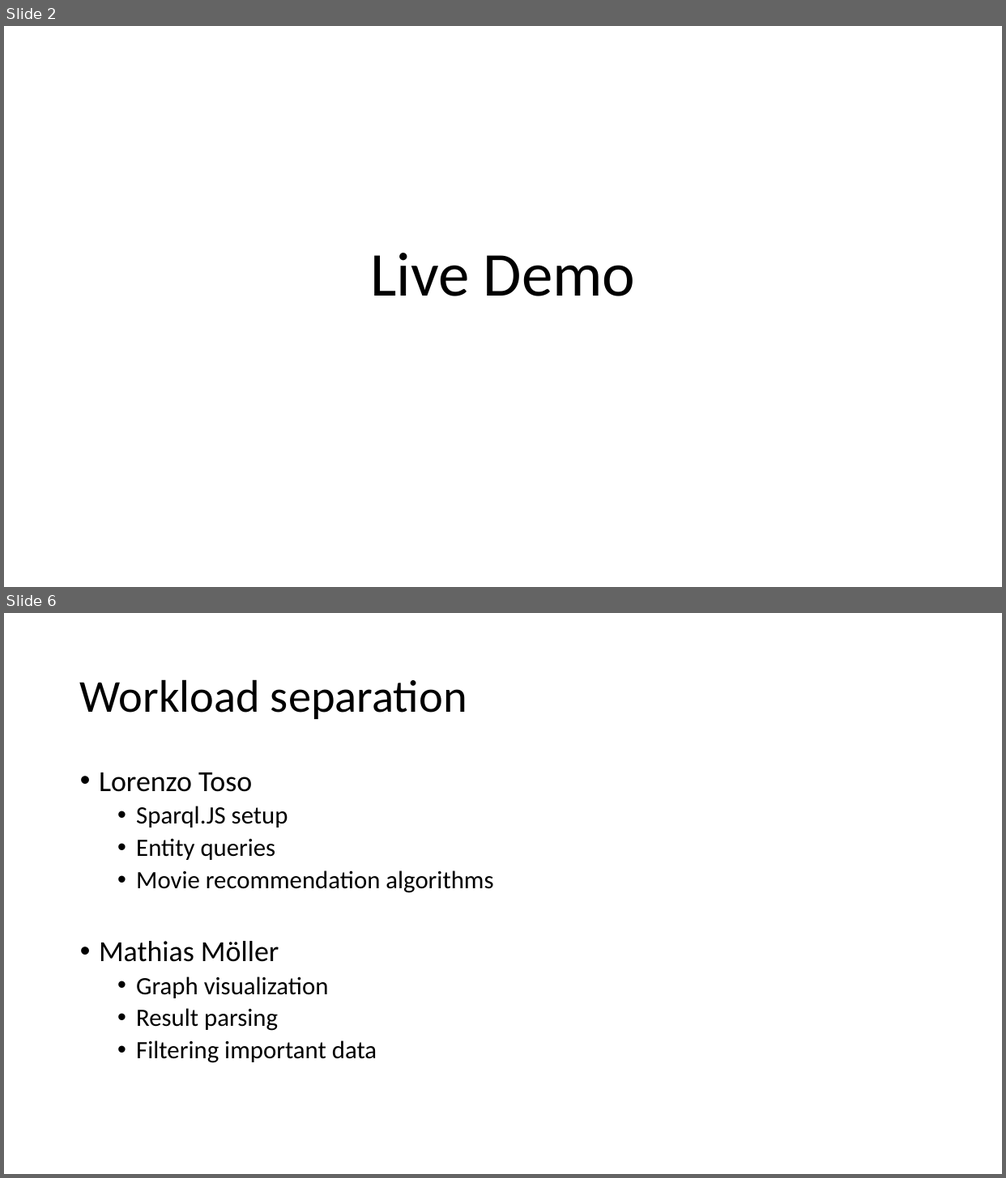
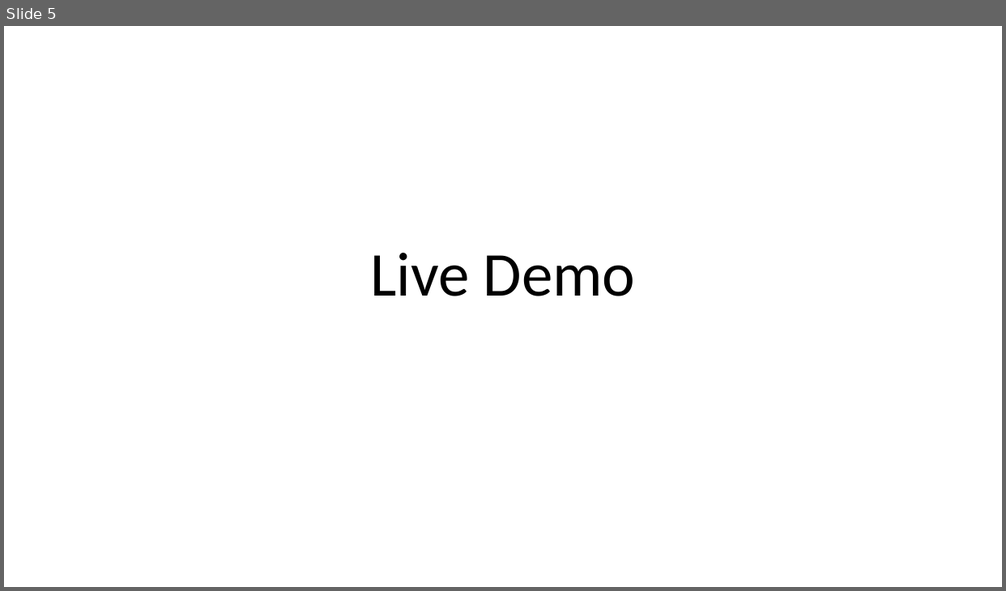
Before and after one commit to mathiasmoeller/LinkedMovieApp, a slide deck: Linked Movie Exploration Graph.pptx. Shown one above the other, each under a label of ours: slides 2 and 6 before the commit, slide 5 after it; the slides between them are not shown. The pictures are 1006x1178 and 1006x591 pixels, drawn with LibreOffice and Linux fonts; fonts in the diff are those of the drawing; background and template pictures are left out. Boxes give left, top, right and bottom in pixels: in the first picture for what was removed or moved away, otherwise in the second. Text is boxed around its words. In the diff, an @@ line names an element or a change of style, - is before the commit and + after.

```diff
--- a/Linked Movie Exploration Graph.pptx
+++ b/Linked Movie Exploration Graph.pptx
@@ slide 6 removed at (4, 613, 1002, 1174), background #FFFFFF @@
@@ title removed at (80, 679, 467, 719) @@
-Workload separation
@@ text removed at (99, 773, 493, 1063) @@
-• Lorenzo Toso
-  • Sparql.JS setup
-  • Entity queries
-  • Movie recommendation algorithms
-• Mathias Möller
-  • Graph visualization
-  • Result parsing
-  • Filtering important data
@@ what was slide 2 is now slide 5 @@
```
Also in this commit, not shown: 3 slides changed, 1 slide added, 2 other slides removed.
